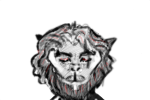
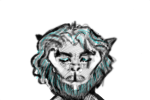
Layers edited between the first and the second 150×100 image:
renamed "Calque 9" to "Calque 10", painted on it over [33, 26, 111, 100]
